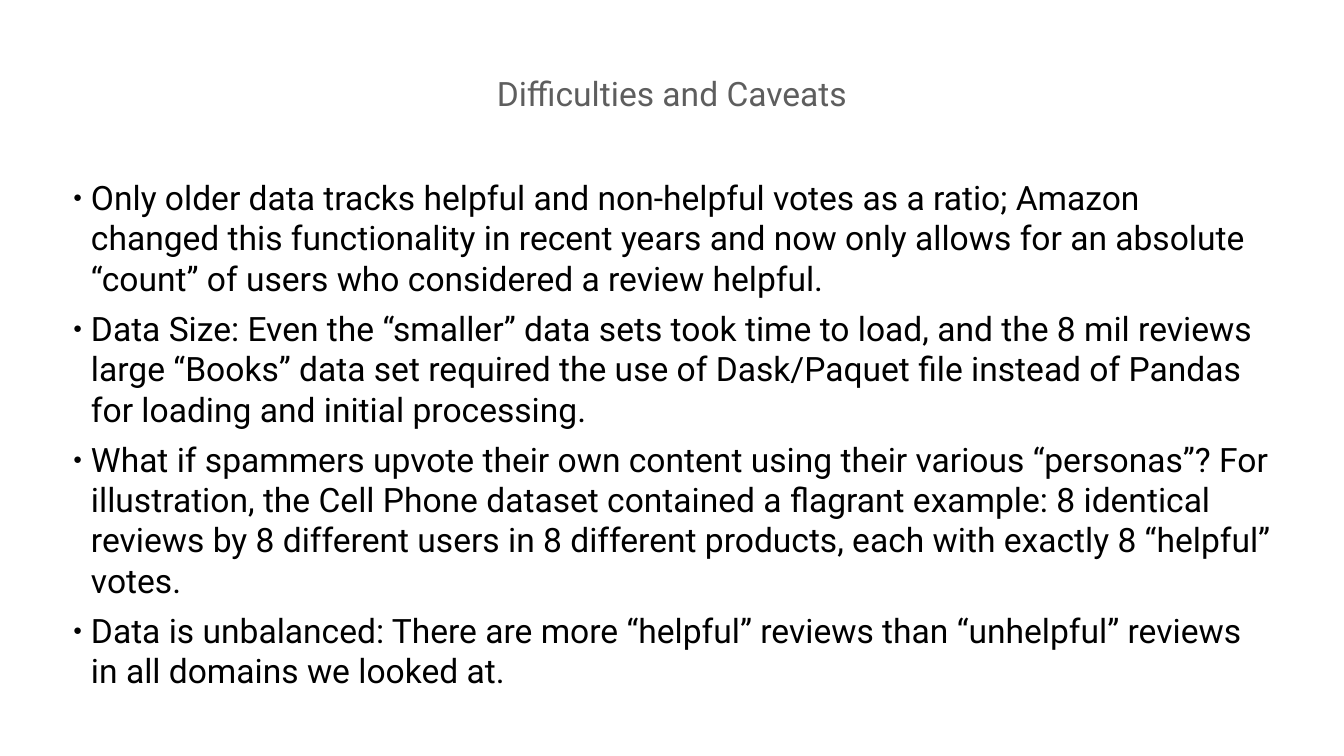
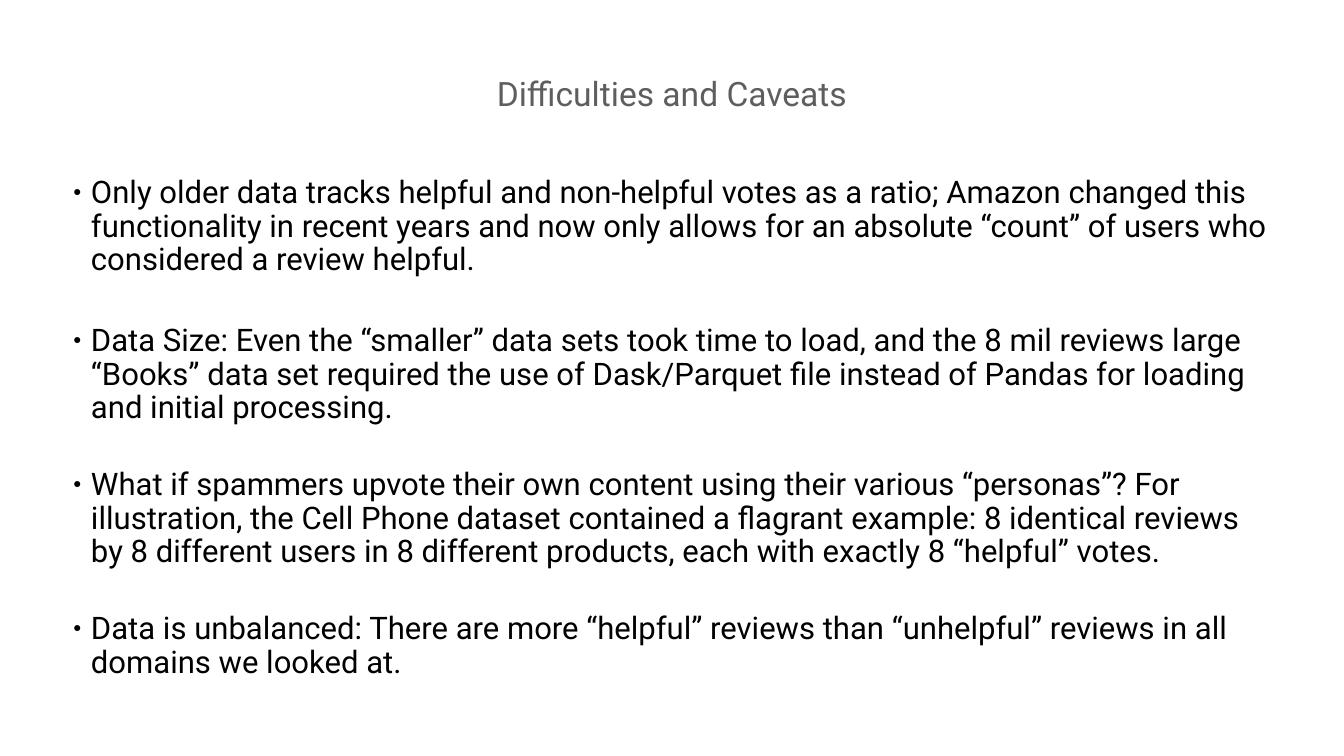
Before and after one commit to postprandial/fastai-amazonreview, a slide deck: slide 5 of Amazon_Review_Helpfulness_NLP-1-ONLINE.pptx. Drawn at 1344x756 pixels with LibreOffice and Linux fonts; fonts in the diff are those of the drawing. Boxes give left, top, right and bottom in pixels: in the first picture for what was removed or moved away, otherwise in the second. Text is boxed around its words. In the diff, an @@ line names an element or a change of style, - is before the commit and + after.

```diff
--- a/Amazon_Review_Helpfulness_NLP-1-ONLINE.pptx
+++ b/Amazon_Review_Helpfulness_NLP-1-ONLINE.pptx
@@ text at (91,179,1266,674): size 48 to 44.4 pt in "Only older data tracks helpful and non-helpful ...", "What if spammers upvote their own content ...", "Data is unbalanced: There are more “helpful” ..."; line spacing 1 to 0.9 @@
@@ text at (91,327,1245,425): text changed; size 48 to 44.4 pt @@
-● Data Size: Even the “smaller” data sets took time to load, and the 8 mil reviews large “Books” data set required the use of Dask/Paquet file instead of Pandas for loading and initial processing.
+● Data Size: Even the “smaller” data sets took time to load, and the 8 mil reviews large “Books” data set required the use of Dask/Parquet file instead of Pandas for loading and initial processing.
```
Also in this commit, not shown: 7 other slides changed.
